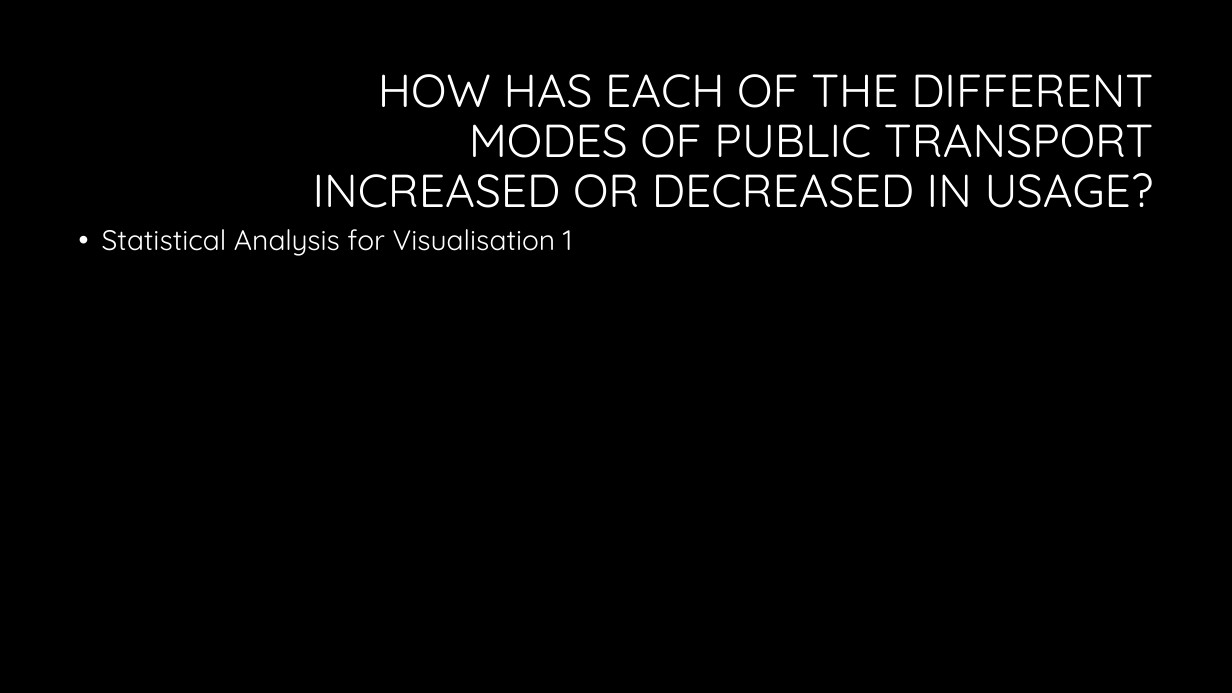
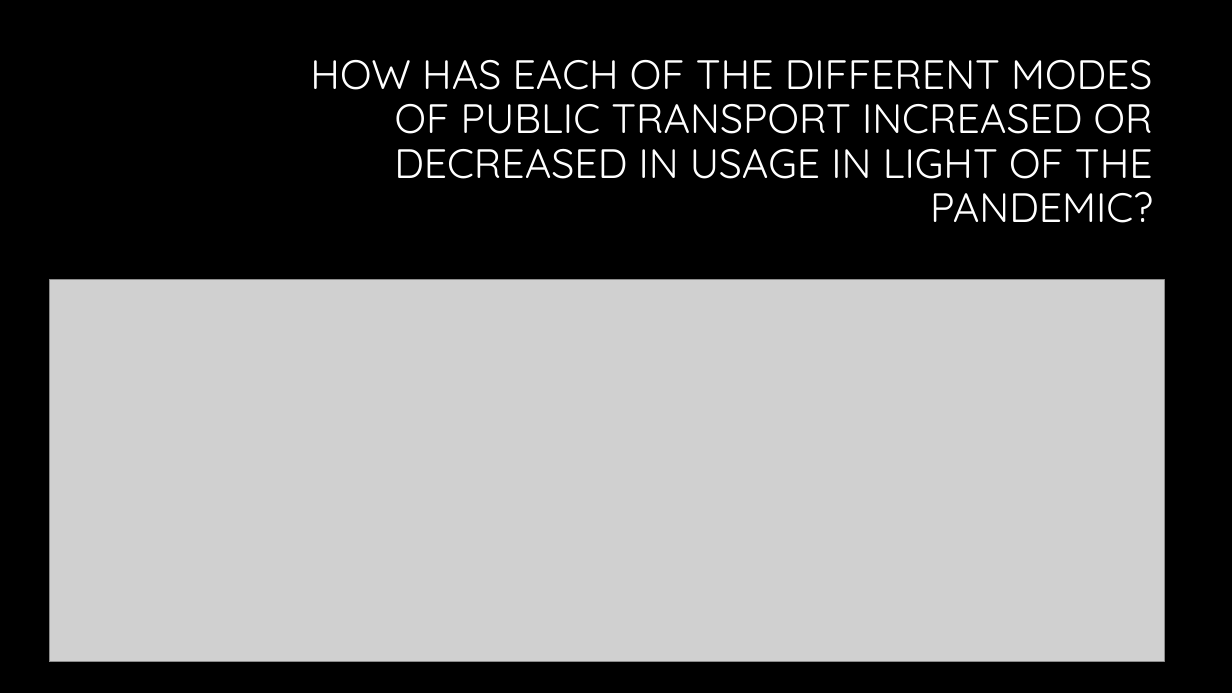
Before and after one commit to hendaman/project-1-challenge, a slide deck: slide 9 of Presentation/Exploring Mobility Patterns in Metropolitan Melbourne Presentation.pptx (slide 15 before the commit). Drawn at 1232x693 pixels with LibreOffice and Linux fonts; fonts in the diff are those of the drawing; grey boxes stand for pictures; background and template pictures are left out. Boxes give left, top, right and bottom in pixels: in the first picture for what was removed or moved away, otherwise in the second. Text is boxed around its words. In the diff, an @@ line names an element or a change of style, - is before the commit and + after.

```diff
--- a/Presentation/Exploring Mobility Patterns in Metropolitan Melbourne Presentation.pptx
+++ b/Presentation/Exploring Mobility Patterns in Metropolitan Melbourne Presentation.pptx
@@ title at <box>310,60,1153,223</box>: text changed; size 36 to 32 pt @@
-HOW HAS EACH OF THE DIFFERENT MODES OF PUBLIC TRANSPORT INCREASED OR DECREASED IN USAGE?
+HOW HAS EACH OF THE DIFFERENT MODES OF PUBLIC TRANSPORT INCREASED OR DECREASED IN USAGE IN LIGHT OF THE PANDEMIC?
@@ text removed at <box>102,229,572,256</box> @@
-• Statistical Analysis for Visualisation 1
@@ picture added at <box>49,280,1165,663</box> @@
```
Also in this commit, not shown: 22 other slides changed, 11 slides added, 3 other files.
